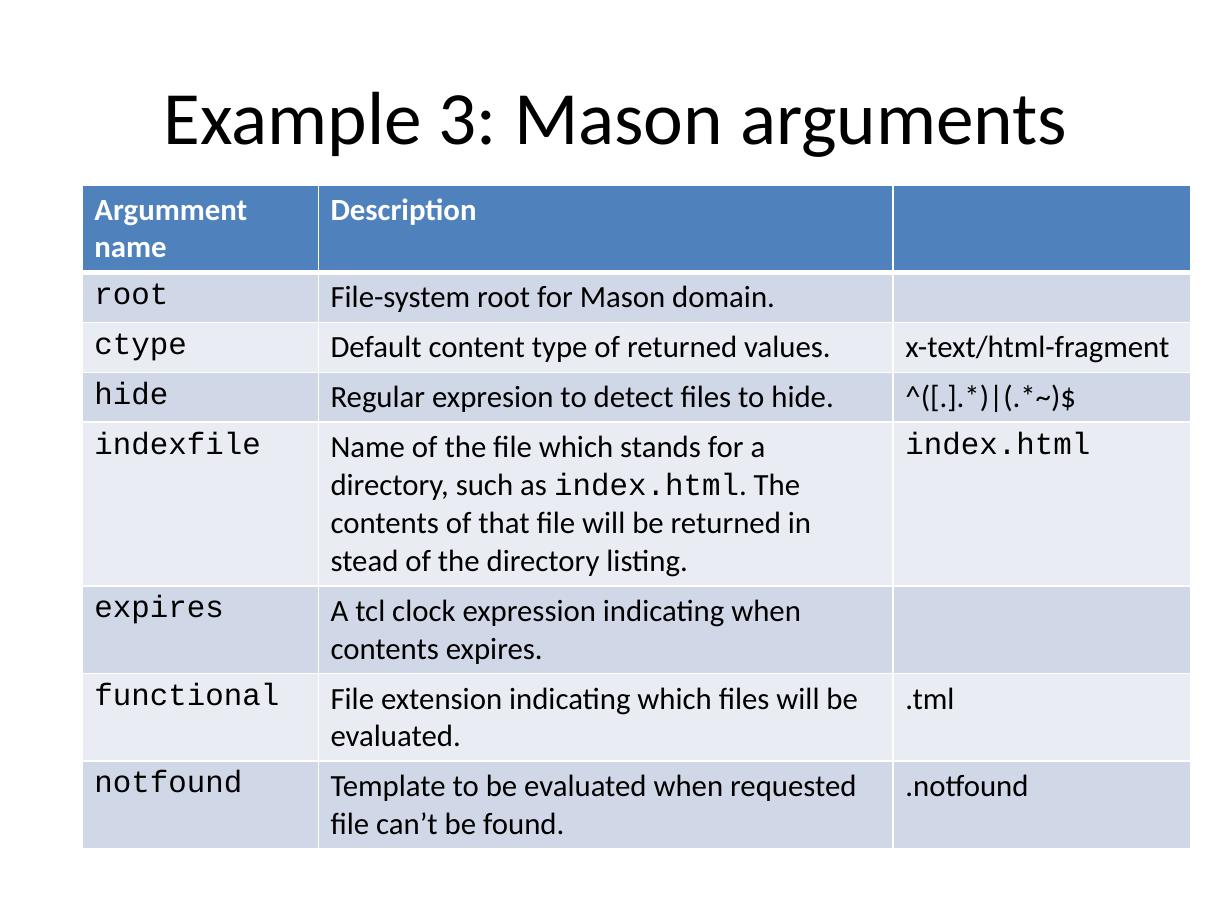
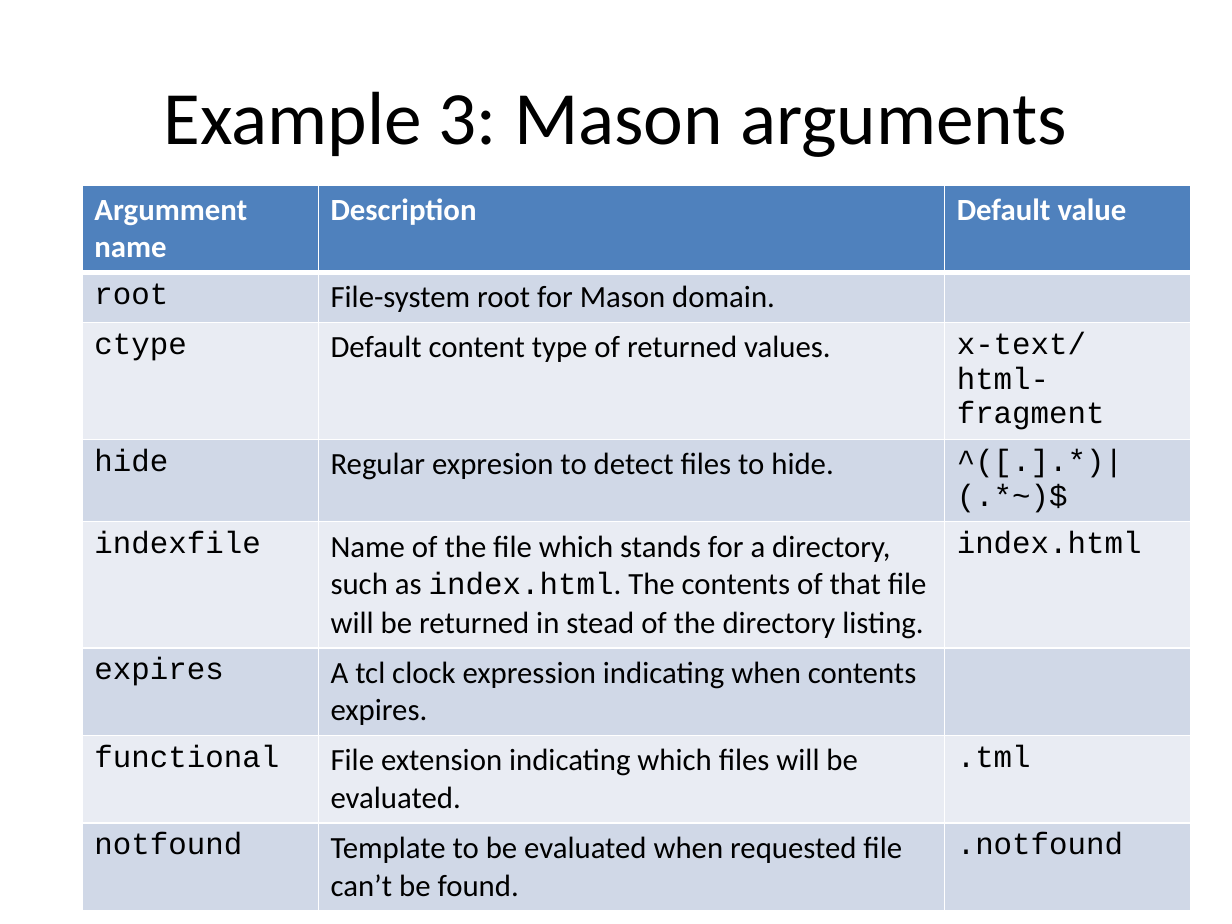
Before and after one commit to jdc8/wubwikit, a slide deck: slide 20 of wubexamples/Lets_Wub.pptx. Drawn at 1232x924 pixels with LibreOffice and Linux fonts; fonts in the diff are those of the drawing; background and template pictures are left out. Boxes give left, top, right and bottom in pixels: in the first picture for what was removed or moved away, otherwise in the second. Text is boxed around its words. In the diff, an @@ line names an element or a change of style, - is before the commit and + after.

```diff
--- a/wubexamples/Lets_Wub.pptx
+++ b/wubexamples/Lets_Wub.pptx
@@ table at [83, 185, 1191, 901] @@
-row 1, column 3: 
+row 1, column 3: Default value
@@ font Calibri to Courier New in "x-text/html-fragment", "^([.].*)|(.*~)$", ".tml", ".notfound" @@
```
Also in this commit, not shown: 5 other slides changed, 10 slides added.
